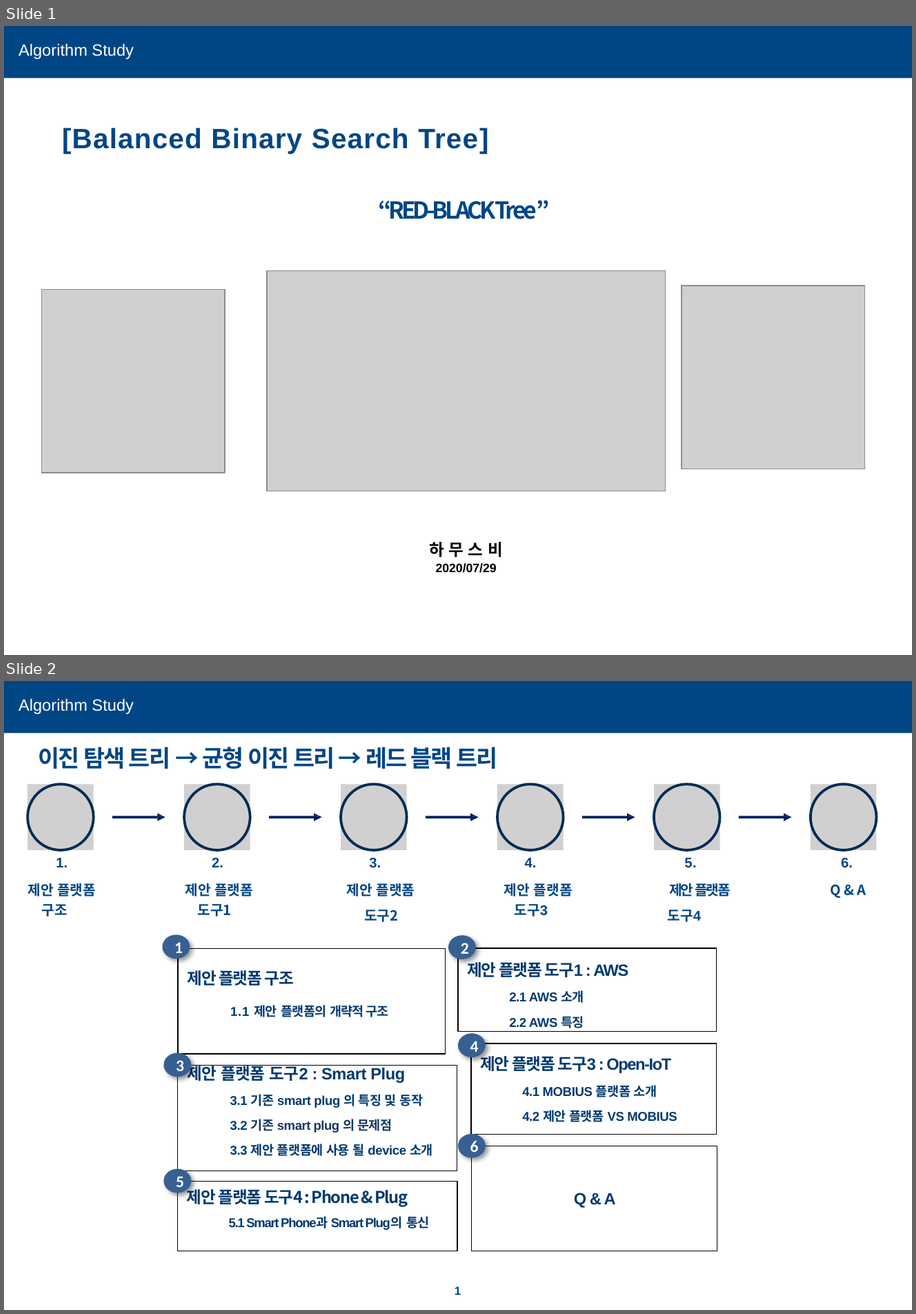
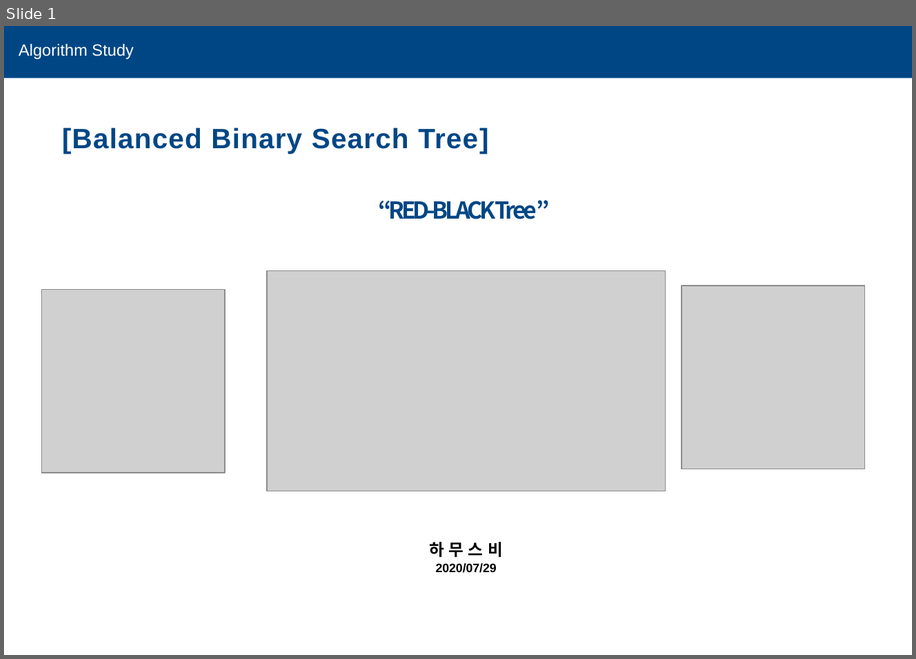
Before and after one commit to std-freejia/hymni.study, a slide deck: Study/20200729_Red_Black_Tree_HAMUSBY.pptx. Shown one above the other, each under a label of ours: slides 1 and 2 before the commit, slide 1 after it. The pictures are 916x1314 and 916x659 pixels, drawn with LibreOffice and Linux fonts; fonts in the diff are those of the drawing; grey boxes stand for pictures. Boxes give left, top, right and bottom in pixels: in the first picture for what was removed or moved away, otherwise in the second. Text is boxed around its words. In the diff, an @@ line names an element or a change of style, - is before the commit and + after.

Commit message:
CONTENTS CHANGES

```diff
--- a/Study/20200729_Red_Black_Tree_HAMUSBY.pptx
+++ b/Study/20200729_Red_Black_Tree_HAMUSBY.pptx
@@ slide 2 removed at (4, 681, 912, 1310), background #FFFFFF; not listed: 1 template element that a slide beside it also shows @@
@@ text removed at (18, 699, 133, 714) @@
-Algorithm Study
@@ text removed at (38, 747, 498, 769) @@
-이진 탐색 트리 → 균형 이진 트리 → 레드 블랙 트리
@@ picture removed at (27, 784, 94, 850) @@
@@ freeform shape removed at (27, 784, 94, 850) @@
@@ picture removed at (184, 784, 250, 850) @@
@@ freeform shape removed at (184, 784, 250, 850) @@
@@ picture removed at (341, 784, 407, 850) @@
@@ freeform shape removed at (341, 784, 407, 850) @@
@@ picture removed at (498, 784, 564, 850) @@
@@ freeform shape removed at (498, 784, 564, 850) @@
@@ picture removed at (654, 784, 720, 850) @@
@@ freeform shape removed at (654, 784, 720, 850) @@
@@ picture removed at (811, 784, 877, 850) @@
@@ freeform shape removed at (811, 784, 877, 850) @@
@@ freeform shape removed at (112, 813, 165, 821) @@
@@ freeform shape removed at (269, 813, 322, 821) @@
@@ freeform shape removed at (426, 813, 479, 821) @@
@@ freeform shape removed at (582, 813, 635, 821) @@
@@ freeform shape removed at (740, 813, 792, 821) @@
@@ table removed at (15, 856, 892, 926), 2 rows, 6 columns @@
-1. / 제안 플랫폼 | 2. / 제안 플랫폼 | 3. / 제안 플랫폼 | 4. / 제안 플랫폼 | 5. / 제안 플랫폼 | 6. / Q & A
-구조 | 도구1 | 도구2 | 도구3 | 도구4 | 
@@ ellipse removed at (163, 935, 190, 959) @@
-1
@@ rectangle removed at (178, 949, 445, 1054) @@
-제안 플랫폼 구조
-1.1 제안 플랫폼의 개략적 구조
@@ ellipse removed at (448, 935, 476, 959) @@
-2
@@ rectangle removed at (459, 949, 717, 1032) @@
-제안 플랫폼 도구1 : AWS
-  2.1 AWS 소개
-  2.2 AWS 특징
@@ ellipse removed at (164, 1052, 192, 1077) @@
-3
@@ ellipse removed at (459, 1033, 486, 1058) @@
-4
@@ rectangle removed at (471, 1043, 717, 1134) @@
-제안 플랫폼 도구3 : Open-IoT
-  4.1 MOBIUS 플랫폼 소개
-  4.2 제안 플랫폼 VS MOBIUS
@@ rectangle removed at (178, 1065, 457, 1171) @@
-제안 플랫폼 도구2 : Smart Plug
-3.1 기존 smart plug 의 특징 및 동작
-3.2 기존 smart plug 의 문제점
-3.3 제안 플랫폼에 사용 될 device 소개
@@ ellipse removed at (459, 1134, 486, 1158) @@
-6
@@ rectangle removed at (472, 1145, 717, 1251) @@
-Q & A
@@ ellipse removed at (164, 1169, 192, 1193) @@
-5
@@ rectangle removed at (178, 1181, 457, 1251) @@
-제안 플랫폼 도구4 : Phone & Plug
-  5.1 Smart Phone과 Smart Plug의 통신
@@ text removed at (455, 1286, 461, 1294) @@
-1
```
